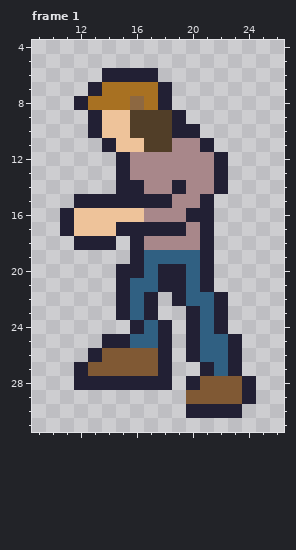
Pixel-art file: Sprite/Player01.aseprite. That is the earlier state.
32x32 pixels, 2 frames. Shown: frame 1: x 9..26, y 4..31.
The same view after the edit:
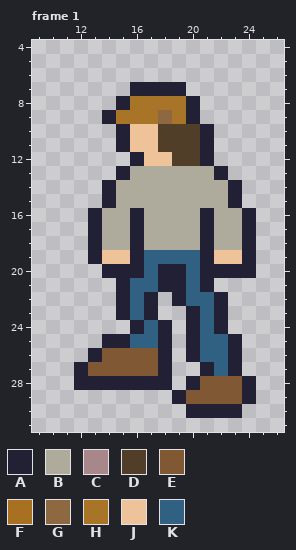
Palette (. is transparent): A #222034  B #aeab9d  C #a8878a  D #513e28  E #805934  F #a87122  G #8d6841  H #a87428  J #eec39a  K #306082
From the commit log: プレイヤー修正
From old to new:
{"where": "frame 1"}
{"frame":1,"y":6,"x":14,"old":"AAAA","new":"...."}
{"frame":1,"y":7,"x":13,"old":"AFFFF","new":"...AA"}
{"frame":1,"y":7,"x":19,"old":".","new":"A"}
{"frame":1,"y":8,"x":12,"old":"AFFFGFA..","new":"...AHHHHA"}
{"frame":1,"y":9,"x":13,"old":"AJJDDDA.","new":".AHHHGHA"}
{"frame":1,"y":10,"x":13,"old":"AJJDD","new":"..AJJ"}
{"frame":1,"y":10,"x":19,"old":"AA.","new":"DDA"}
{"frame":1,"y":11,"x":14,"old":"AJ","new":".A"}
{"frame":1,"y":11,"x":17,"old":"D","new":"J"}
{"frame":1,"y":11,"x":19,"old":"CC","new":"DD"}
{"frame":1,"y":12,"x":15,"old":"ACCCCCCA","new":".AJJDDA."}
{"frame":1,"y":13,"x":16,"old":"CCCCCC","new":"BBBBBB"}
{"frame":1,"y":14,"x":14,"old":".AACCACCA.","new":"ABBBBBBBBA"}
{"frame":1,"y":15,"x":12,"old":"AA","new":".."}
{"frame":1,"y":15,"x":15,"old":"AAAACCA..","new":"BBBBBBBBA"}
{"frame":1,"y":16,"x":11,"old":"AJJJJJCCCA","new":"..ABBABBBB"}
{"frame":1,"y":16,"x":22,"old":"...","new":"BBA"}
{"frame":1,"y":17,"x":11,"old":"AJJJA","new":"..ABB"}
{"frame":1,"y":17,"x":17,"old":"AAAC","new":"BBBB"}
{"frame":1,"y":17,"x":22,"old":"...","new":"BBA"}
{"frame":1,"y":18,"x":12,"old":"A","new":"."}
{"frame":1,"y":18,"x":14,"old":"A.","new":"BB"}
{"frame":1,"y":18,"x":17,"old":"CCCC","new":"BBBB"}
{"frame":1,"y":18,"x":22,"old":"...","new":"BBA"}
{"frame":1,"y":19,"x":13,"old":"...","new":"AJJ"}
{"frame":1,"y":19,"x":22,"old":"...","new":"JJA"}
{"frame":1,"y":20,"x":14,"old":".","new":"A"}
{"frame":1,"y":20,"x":22,"old":"...","new":"AAA"}
{"frame":1,"y":29,"x":19,"old":".","new":"A"}
{"label":"changed","picture_box":[60,68,256,278]}
{"label":"added","picture_box":[172,390,186,404]}
